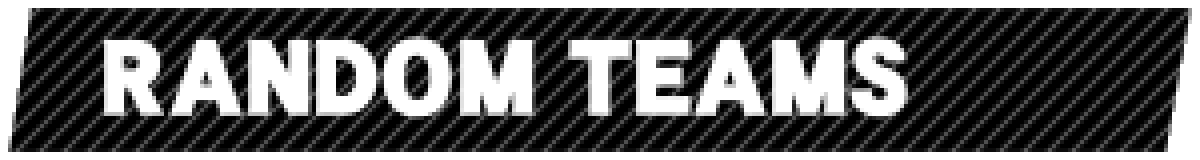
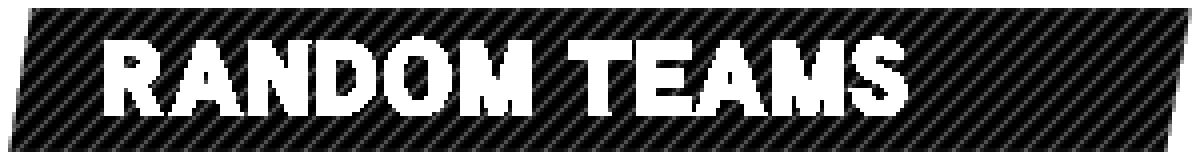
Before/after of a w=1200, h=160 layered artwork. What changed in the layer stack:
hid "RANDOM TEAMS copy", painted on it over (104, 36, 908, 120)
showed "RANDOM TEAMS" over (104, 36, 908, 116)
